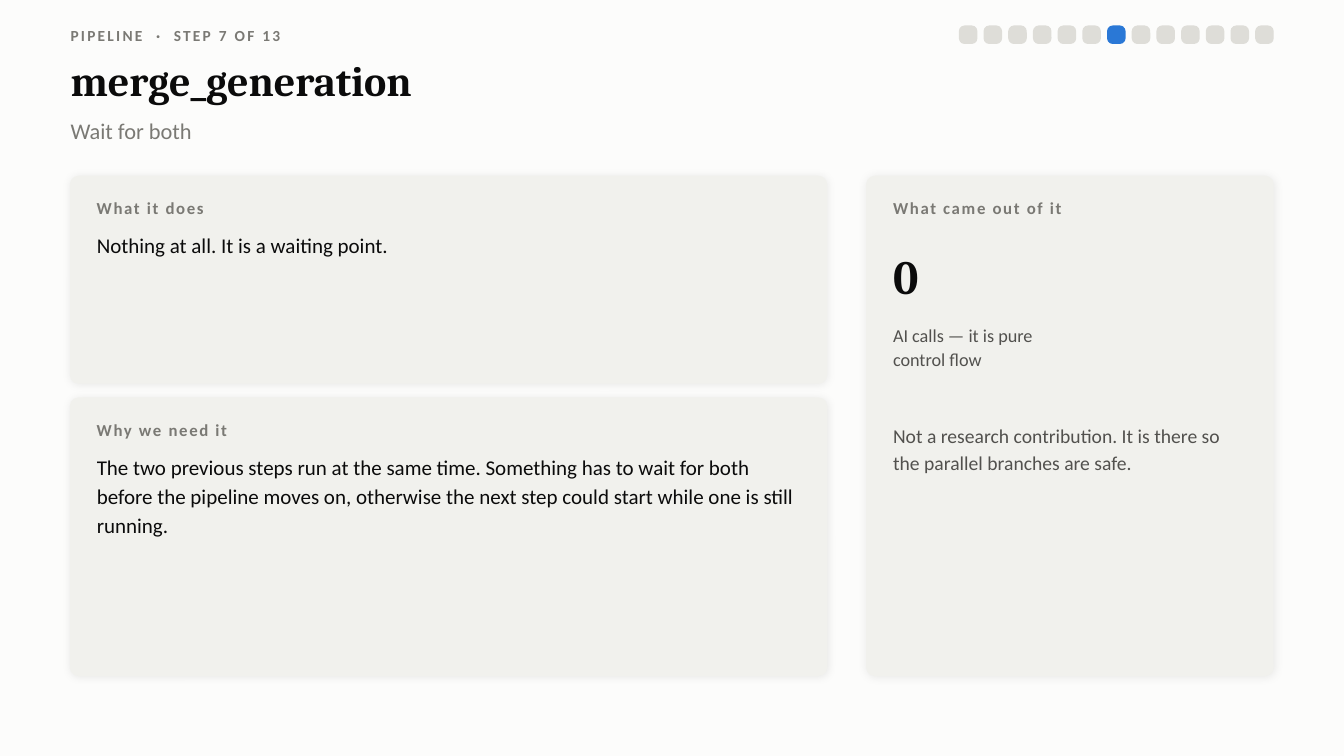
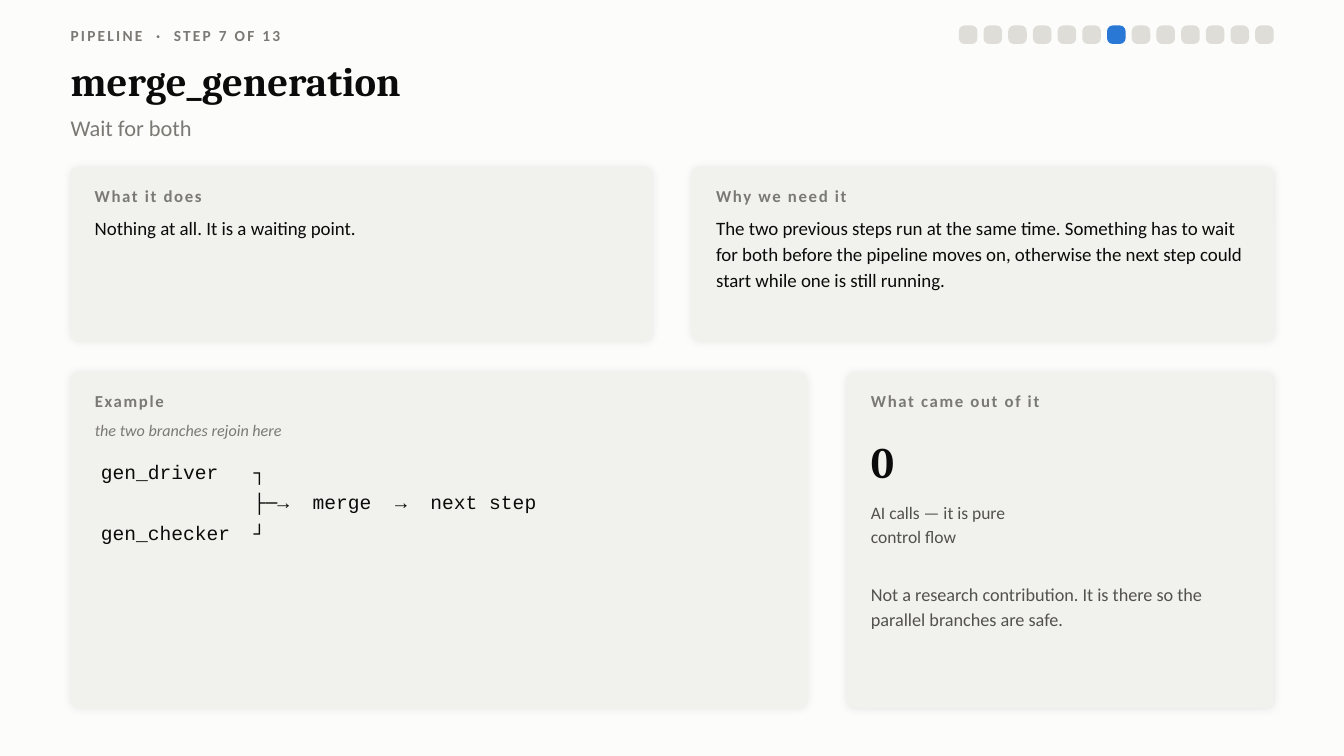
Before and after one commit to Sawaiz-zip/agentic-verilog-testbench, a slide deck: slide 13 of docs/presentation.pptx. Drawn at 1344x756 pixels with LibreOffice and Linux fonts; fonts in the diff are those of the drawing. Boxes give left, top, right and bottom in pixels: in the first picture for what was removed or moved away, otherwise in the second. Text is boxed around its words. In the diff, an @@ line names an element or a change of style, - is before the commit and + after.

```diff
--- a/docs/presentation.pptx
+++ b/docs/presentation.pptx
@@ text "merge_generation" at [71,68,401,105]: size 30 to 29 pt @@
@@ rounded rectangle: place and size @@
-rounded rectangle at [71,176,827,383]
+rounded rectangle at [71,167,651,341]
@@ rounded rectangle added at [693,167,1273,341], fill #F1F1ED, outline #F1F1ED 1 pt @@
@@ text "What it does": place and size @@
-text "What it does" at [97,202,204,214]
+text "What it does" at [95,190,202,202]
@@ text "Why we need it": place and size @@
-text "Why we need it" at [97,424,227,439]
+text "Why we need it" at [716,190,847,205]
@@ text "Nothing at all. It is ...": place and size @@
-text "Nothing at all. It is ..." at [97,238,388,257]
+text "Nothing at all. It is ..." at [95,222,356,239]
@@ text "Nothing at all. It is ..." at [95,222,356,239]: size 15 to 13.5 pt; line spacing 1.16 to 1.14 @@
@@ text "The two previous steps run ..." at [716,222,1242,291]: size 15 to 13.5 pt; line spacing 1.16 to 1.14 @@
@@ text "The two previous steps run ...": place and size @@
-text "The two previous steps run ..." at [97,460,793,537]
+text "The two previous steps run ..." at [716,222,1242,291]
@@ rounded rectangle: place and size @@
-rounded rectangle at [71,398,827,676]
+rounded rectangle at [71,373,807,708]
@@ proportions changed in 3 elements at [71,167,651,341], [71,373,807,708], [847,373,1273,708] @@
@@ rounded rectangle: place and size @@
-rounded rectangle at [867,176,1273,676]
+rounded rectangle at [847,373,1273,708]
@@ text "What came out of it": place and size @@
-text "What came out of it" at [893,202,1062,214]
+text "What came out of it" at [871,395,1040,407]
@@ text added at [95,395,164,410], 12 pt, text #7A7974, bold @@
+Example
@@ text added at [95,425,281,439], 11.5 pt, text #7A7974, italic @@
+the two branches rejoin here
@@ text "0": place and size @@
-text "0" at [893,261,918,295]
+text "0" at [871,448,894,479]
@@ text "0" at [871,448,894,479]: size 34 to 31 pt @@
@@ text added at [101,465,536,513], 14 pt, text #0B0B0B @@
+gen_driver ┐
+├─→ merge → next step
+gen_checker ┘
@@ text "AI calls — it is ...": place and size @@
-text "AI calls — it is ..." at [893,329,1032,366]
+text "AI calls — it is ..." at [871,507,1005,543]
@@ text "AI calls — it is ..." at [871,507,1005,543]: size 13 to 12.5 pt @@
@@ text "Not a research contribution. It ...": place and size @@
-text "Not a research contribution. It ..." at [893,429,1220,473]
+text "Not a research contribution. It ..." at [871,588,1202,629]
@@ text "Not a research contribution. It ..." at [871,588,1202,629]: size 14 to 13 pt @@
```
Also in this commit, not shown: 12 other slides changed, 1 other file.
